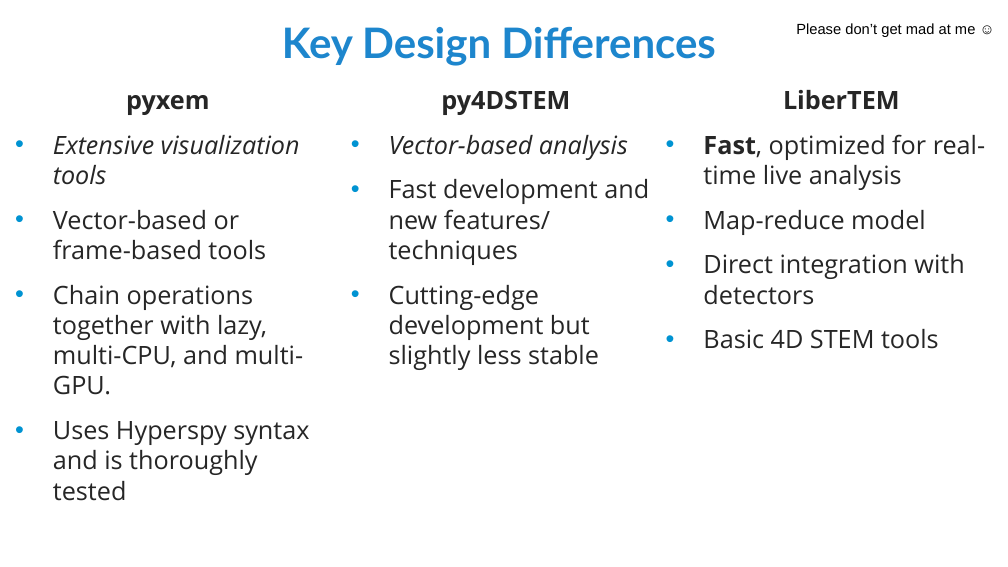
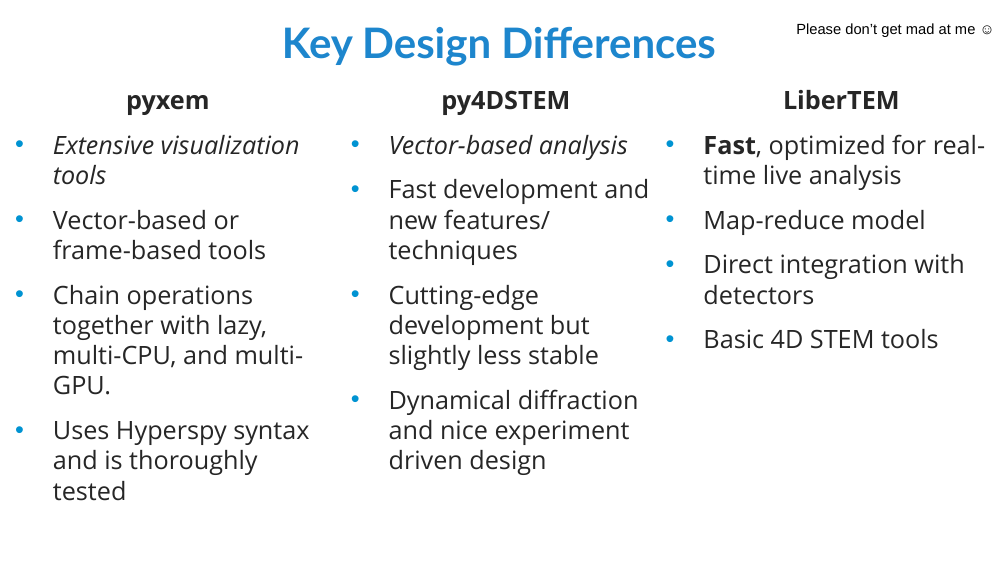
Before and after one commit to GHzytp/Hyperspy_Workshop_2025, a slide deck: slide 5 of pyxem/PyxemPresentation-2025.pptx. Drawn at 1008x567 pixels with LibreOffice and Linux fonts; fonts in the diff are those of the drawing. Boxes give left, top, right and bottom in pixels: in the first picture for what was removed or moved away, otherwise in the second. Text is boxed around its words. In the diff, an @@ line names an element or a change of style, - is before the commit and + after.

```diff
--- a/pyxem/PyxemPresentation-2025.pptx
+++ b/pyxem/PyxemPresentation-2025.pptx
@@ text at box(389, 389, 639, 475): paragraph added @@
+• Dynamical diffraction and nice experiment driven design
```
Also in this commit, not shown: 1 other slide changed, 22 other files.
